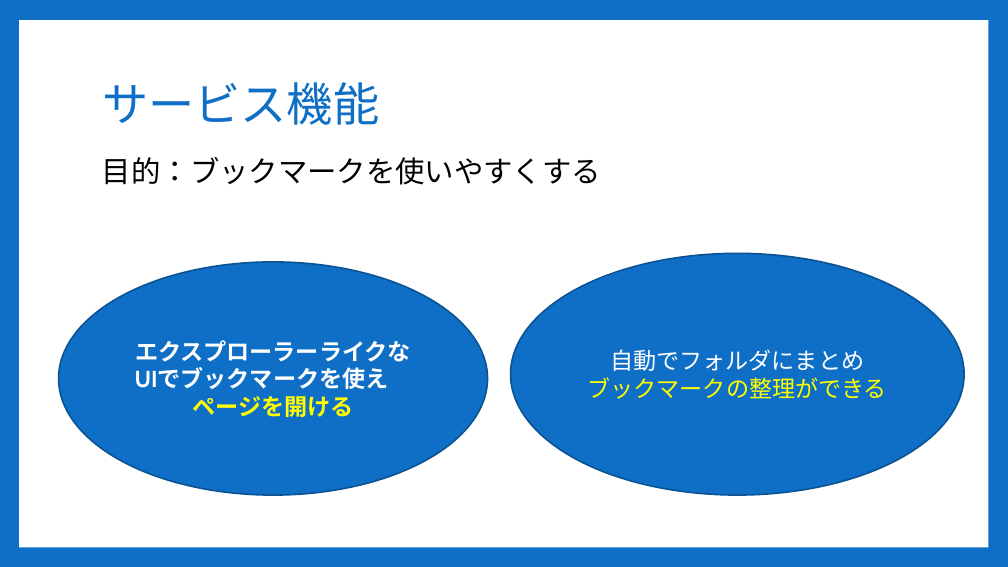
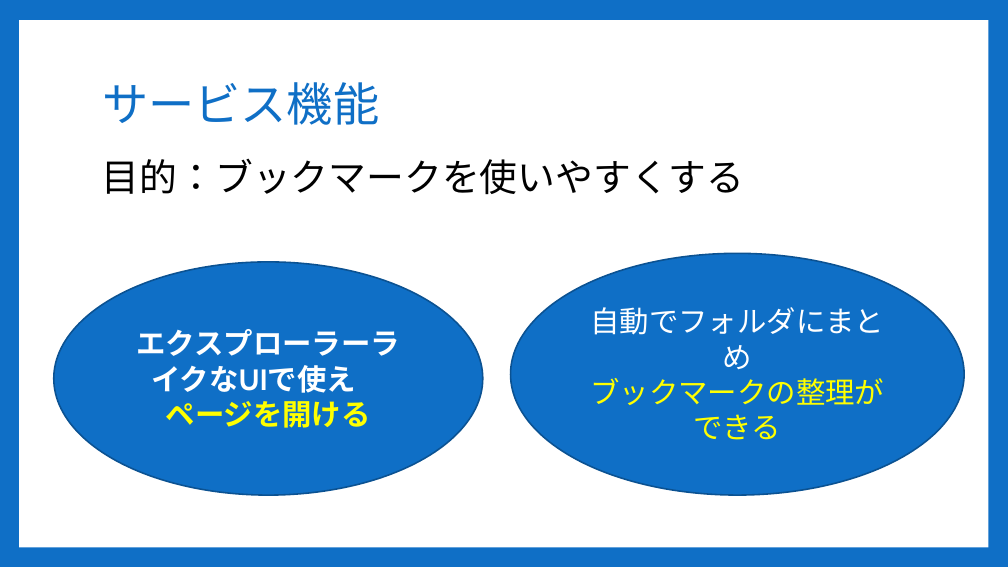
Before and after one commit to Sorarinu/ProjectP2016_F, a slide deck: slide 4 of production-idea/第2回中間発表改定２.pptx. Drawn at 1008x567 pixels with LibreOffice and Linux fonts; fonts in the diff are those of the drawing. Boxes give left, top, right and bottom in pixels: in the first picture for what was removed or moved away, otherwise in the second. Text is boxed around its words. In the diff, an @@ line names an element or a change of style, - is before the commit and + after.

Commit message:
modify 第二回中間発表スライド

```diff
--- a/production-idea/第2回中間発表改定２.pptx
+++ b/production-idea/第2回中間発表改定２.pptx
@@ text "目的：ブックマークを使いやすくする" at [102,158,745,195]: size 28 to 36 pt @@
@@ ellipse "エクスプローラーライクなUIで使え ページを開ける": place and size @@
-ellipse "エクスプローラーライクなUIで使え ページを開ける" at [58,262,487,495]
+ellipse "エクスプローラーライクなUIで使え ページを開ける" at [54,262,482,495]
@@ ellipse "自動でフォルダにまとめ" at [510,253,964,495]: size 22 to 28 pt @@
@@ text in ellipse at [137,329,400,428]: text changed; size 22 to 28 pt @@
-エクスプローラーライクなUIでブックマークを使え ページを開ける
+エクスプローラーライクなUIで使え ページを開ける
```
Also in this commit, not shown: 6 other slides changed.
